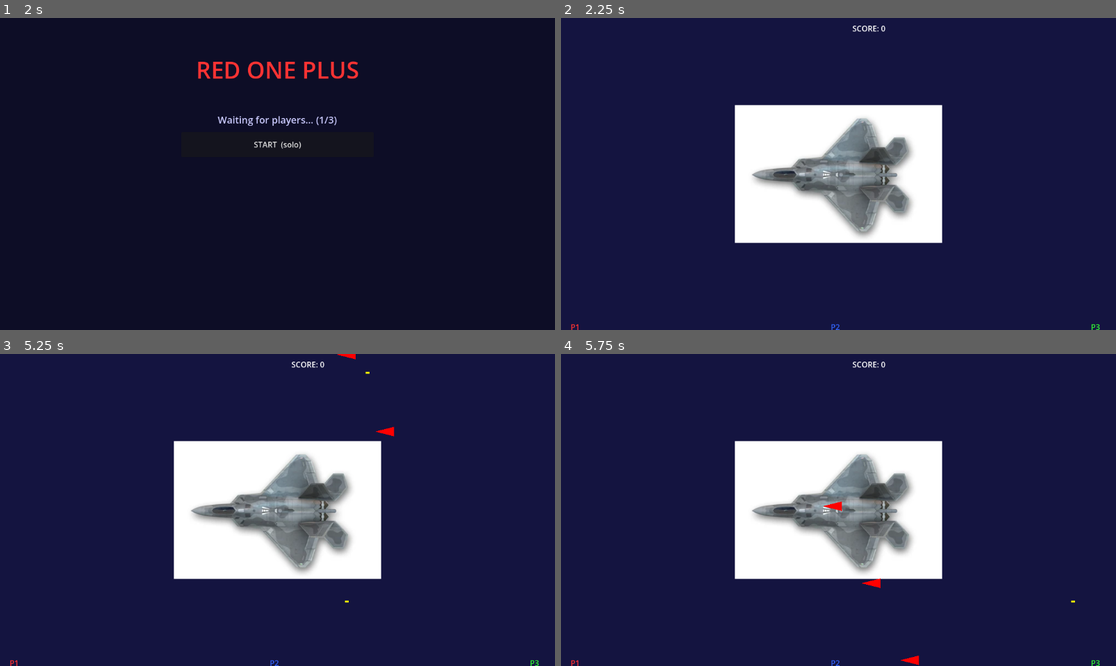
Above: before the commit, frames 1-4 (two rows, left to right).
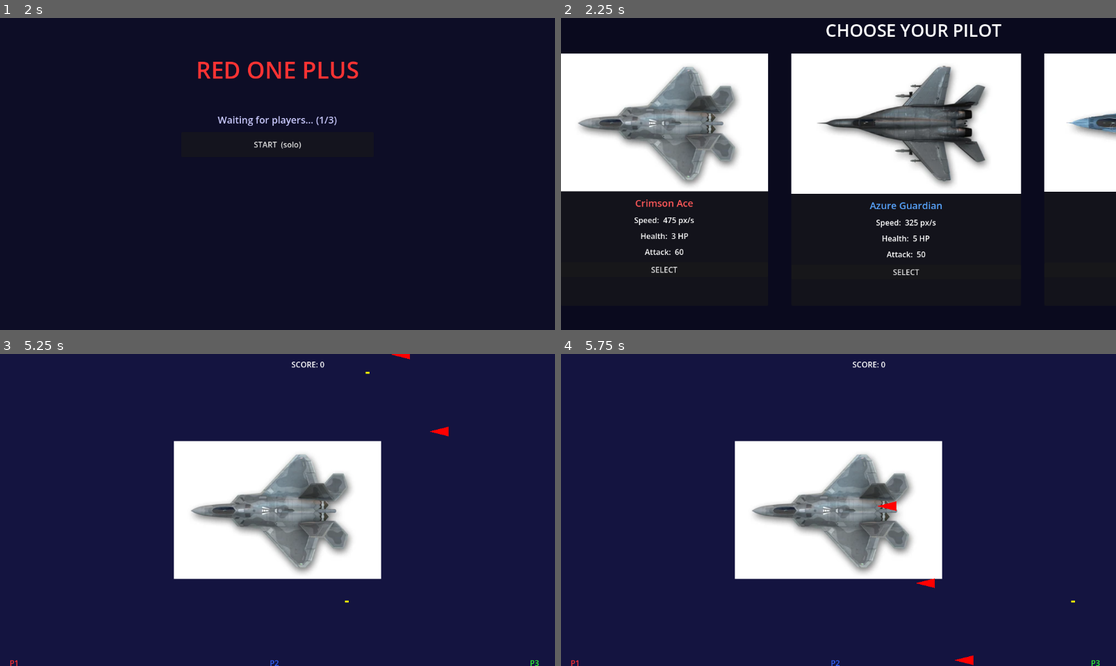
Above: after the commit, the same moments.

Repository: melissaskwarski-stack/Red-one-plus
Game: Godot game, scene res://scenes/MainMenu.tscn
Same seed, same stepped clock (60 frames per second), same inputs: the game is played once before the commit and once after it.
Inputs (mouse positions are in pixels of both pictures, inside the frame that each line leads up to):
- Up to frame 1 (2 s): tap Enter at 0.5 s; hold Right (ui_right) 0.53-1.25 s; hold Shift 0.53-1.25 s; tap Space at 0.77 s; click "HOST GAME" at 1.25 s
- Up to frame 2 (2.25 s): click "START (solo)" at 2 s
- Up to frame 3 (5.25 s): click (105, 606) at 2.75 s, where only the run after the commit has a clickable "SELECT"; tap Space at 3.5, 3.77, 5 s; hold Down (ui_down) 3.53-4.28 s; tap Shift at 3.6, 5.1 s; tap Enter at 4.25 s; hold Right (ui_right) 4.28-5.03 s; hold Shift 4.28-5.03 s; hold Up (ui_up) from 5.03 s (still down)
- Up to frame 4 (5.75 s): keep holding Up (ui_up); tap Space at 5.27 s

Frame 1 is identical in both runs. In frame 2, 96% of the frame differs, in the area x 0-100%, y 0-100%; in frame 3, 0.2%; in frame 4, 0.4%.
Error after the commit: Cannot call method 'has_multiplayer_peer' on a null value. (res://scripts/character_select.gd:137)

Commit message:
feat: add character selection screen before Level1
- scenes/CharacterSelect.tscn + scripts/character_select.gd: new screen
  showing 3 pilot cards (sprite, name, speed/health/attack). UI built
  entirely in code. On pick → NetworkManager syncs choice → Level1 loads.
- network_manager.gd: add character_choices dict + submit_character_choice()
  with RPC support for host, clients, and solo play.
- signal_bus.gd: add character_choices_updated signal.
- main_menu.gd: _start_game() now routes to CharacterSelect instead of Level1.
- player.gd: add character_id (separate from player_id); _ready() uses it
  for sprite and stats instead of the network slot.
- level1.gd: _spawn_player() looks up character_id from NetworkManager
  character_choices via _get_character_for_slot() helper.

Co-Authored-By: Claude Sonnet 4.6 <noreply@anthropic.com>

Diff:
--- a/autoloads/signal_bus.gd
+++ b/autoloads/signal_bus.gd
@@ -23,6 +23,9 @@
 signal game_over()
 signal game_won()
 
+# Character selection
+signal character_choices_updated()
+
 # Networking
 signal player_health_updated(player_id: int, health_remaining: int)
 signal enemy_destroyed(position: Vector2)
--- /dev/null
+++ b/scenes/CharacterSelect.tscn
@@ -0,0 +1,8 @@
+[gd_scene load_steps=2 format=3 uid="uid://character_select"]
+
+[ext_resource type="Script" path="res://scripts/character_select.gd" id="1_cs"]
+
+[node name="CharacterSelect" type="Control"]
+anchor_right = 1.0
+anchor_bottom = 1.0
+script = ExtResource("1_cs")
--- /dev/null
+++ b/scripts/character_select.gd
@@ -0,0 +1,152 @@
+# scripts/character_select.gd
+# Character selection screen — each player picks a pilot before Level1 loads.
+# UI is built entirely in code (no extra .tscn nodes needed).
+extends Control
+
+const PLANE_TEXTURES := {
+	1: preload("res://assets/planes/red_plane.png"),
+	2: preload("res://assets/planes/blue_plane.png"),
+	3: preload("res://assets/planes/gold_plane.png"),
+}
+
+const CHARACTER_STATS := {
+	1: {char_name = "Crimson Ace",    speed_px = 475, max_health = 3, attack = 60, color = Color(1.0, 0.35, 0.35)},
+	2: {char_name = "Azure Guardian", speed_px = 325, max_health = 5, attack = 50, color = Color(0.35, 0.65, 1.0)},
+	3: {char_name = "Gilded Striker", speed_px = 250, max_health = 4, attack = 95, color = Color(1.0, 0.82, 0.25)},
+}
+
+var _status_label: Label
+var _selected: bool = false
+
+
+# ── Lifecycle ─────────────────────────────────────────────────────────────────
+
+func _ready() -> void:
+	_build_ui()
+	SignalBus.character_choices_updated.connect(_on_choices_updated)
+
+
+# ── UI construction ───────────────────────────────────────────────────────────
+
+func _build_ui() -> void:
+	# Dark background
+	var bg := ColorRect.new()
+	bg.color = Color(0.04, 0.04, 0.12)
+	bg.set_anchors_and_offsets_preset(Control.PRESET_FULL_RECT)
+	add_child(bg)
+
+	# Root vbox — fills the screen
+	var root := VBoxContainer.new()
+	root.set_anchors_and_offsets_preset(Control.PRESET_FULL_RECT)
+	root.add_theme_constant_override("separation", 24)
+	add_child(root)
+
+	# Title
+	var title := Label.new()
+	title.text = "CHOOSE YOUR PILOT"
+	title.horizontal_alignment = HORIZONTAL_ALIGNMENT_CENTER
+	title.add_theme_font_size_override("font_size", 36)
+	title.add_theme_color_override("font_color", Color.WHITE)
+	root.add_child(title)
+
+	# Cards row
+	var cards_row := HBoxContainer.new()
+	cards_row.size_flags_horizontal = Control.SIZE_EXPAND_FILL
+	cards_row.size_flags_vertical   = Control.SIZE_EXPAND_FILL
+	cards_row.alignment             = BoxContainer.ALIGNMENT_CENTER
+	cards_row.add_theme_constant_override("separation", 48)
+	root.add_child(cards_row)
+
+	for char_id in [1, 2, 3]:
+		cards_row.add_child(_build_card(char_id))
+
+	# Status / waiting label
+	_status_label = Label.new()
+	_status_label.text = ""
+	_status_label.horizontal_alignment = HORIZONTAL_ALIGNMENT_CENTER
+	_status_label.add_theme_font_size_override("font_size", 18)
+	_status_label.add_theme_color_override("font_color", Color(0.8, 0.8, 0.8))
+	root.add_child(_status_label)
+
+
+func _build_card(char_id: int) -> Control:
+	var stats: Dictionary = CHARACTER_STATS[char_id]
+
+	var card := PanelContainer.new()
+	card.custom_minimum_size = Vector2(210, 320)
+
+	var vbox := VBoxContainer.new()
+	vbox.add_theme_constant_override("separation", 10)
+	card.add_child(vbox)
+
+	# Plane sprite
+	var tex := TextureRect.new()
+	tex.texture                 = PLANE_TEXTURES[char_id]
+	tex.stretch_mode            = TextureRect.STRETCH_KEEP_ASPECT_CENTERED
+	tex.custom_minimum_size     = Vector2(190, 130)
+	tex.size_flags_horizontal   = Control.SIZE_EXPAND_FILL
+	vbox.add_child(tex)
+
+	# Character name
+	var name_lbl := Label.new()
+	name_lbl.text                      = stats.char_name
+	name_lbl.horizontal_alignment      = HORIZONTAL_ALIGNMENT_CENTER
+	name_lbl.add_theme_font_size_override("font_size", 20)
+	name_lbl.add_theme_color_override("font_color", stats.color)
+	vbox.add_child(name_lbl)
+
+	# Stats
+	for pair in [
+		["Speed",  "%d px/s" % stats.speed_px],
+		["Health", "%d HP"   % stats.max_health],
+		["Attack", str(stats.attack)],
+	]:
+		var lbl := Label.new()
+		lbl.text                 = "%s:  %s" % [pair[0], pair[1]]
+		lbl.horizontal_alignment = HORIZONTAL_ALIGNMENT_CENTER
+		vbox.add_child(lbl)
+
+	# Select button
+	var btn := Button.new()
+	btn.text = "SELECT"
+	btn.size_flags_horizontal = Control.SIZE_EXPAND_FILL
+	btn.pressed.connect(_on_select.bind(char_id))
+	vbox.add_child(btn)
+
+	return card
+
+
+# ── Selection logic ───────────────────────────────────────────────────────────
+
+func _on_select(char_id: int) -> void:
+	if _selected:
+		return  # prevent double-click
+	_selected = true
+
+	NetworkManager.submit_character_choice(char_id)
+
+	if not multiplayer.has_multiplayer_peer() or multiplayer.is_server():
+		# Solo or host: check immediately whether everyone has chosen
+		_check_all_ready()
+	else:
+		_status_label.text = "Waiting for other players to choose…"
+
+
+func _on_choices_updated() -> void:
+	# Only the host decides when to launch
+	if multiplayer.has_multiplayer_peer() and not multiplayer.is_server():
+		return
+	_check_all_ready()
+
+
+func _check_all_ready() -> void:
+	var total: int = maxi(NetworkManager.player_ids.size(), 1)
+	if NetworkManager.character_choices.size() >= total:
+		_launch_level.rpc()
+
+
+# ── Scene transition ──────────────────────────────────────────────────────────
+
+@rpc("authority", "call_local", "reliable")
+func _launch_level() -> void:
+	get_tree().change_scene_to_file("res://scenes/Level1.tscn")
--- a/scripts/level1.gd
+++ b/scripts/level1.gd
@@ -88,11 +88,22 @@
 
 func _spawn_player(pid: int) -> void:
 	var player: Node = PLAYER_SCENE.instantiate()
-	player.player_id = pid
+	player.player_id   = pid
+	# Look up the character this player chose; fall back to their slot number
+	player.character_id = _get_character_for_slot(pid)
 	player.global_position = PLAYER_SPAWNS[pid - 1]
 	player.name = "Player%d" % pid
 	add_child(player)
 	_players.append(player)
+
+
+func _get_character_for_slot(pid: int) -> int:
+	# Reverse-lookup peer_id from slot, then get their chosen character
+	for peer in NetworkManager.player_ids:
+		if NetworkManager.player_ids[peer] == pid:
+			return NetworkManager.character_choices.get(peer, pid)
+	# Solo play: choices use key=1 (no real peer_id), fall back to pid
+	return NetworkManager.character_choices.get(1, pid)
 
 
 func _on_player_died(player_id: int) -> void:
--- a/scripts/main_menu.gd
+++ b/scripts/main_menu.gd
@@ -99,4 +99,5 @@
 
 @rpc("authority", "call_local", "reliable")
 func _start_game() -> void:
-	get_tree().change_scene_to_file("res://scenes/Level1.tscn")
+	# Go to character selection before loading Level1
+	get_tree().change_scene_to_file("res://scenes/CharacterSelect.tscn")
--- a/scripts/network_manager.gd
+++ b/scripts/network_manager.gd
@@ -10,6 +10,9 @@
 
 # Local player's assigned slot (1-3)
 var local_player_id: int = 0
+
+# Maps peer_id -> character_id (1=Crimson Ace, 2=Azure Guardian, 3=Gilded Striker)
+var character_choices: Dictionary = {}
 
 
 func _ready() -> void:
@@ -115,6 +118,44 @@
 	return -1
 
 
+# ── Character selection ───────────────────────────────────────────────────────
+
+## Called by CharacterSelect when the local player picks a character.
+## Works for solo (no peer), host, and clients.
+func submit_character_choice(character_id: int) -> void:
+	if not multiplayer.has_multiplayer_peer() or multiplayer.is_server():
+		# Solo or host: store directly and broadcast
+		var peer := multiplayer.get_unique_id() if multiplayer.has_multiplayer_peer() else 1
+		character_choices[peer] = character_id
+		if multiplayer.has_multiplayer_peer():
+			_broadcast_choices.rpc(character_choices)
+		SignalBus.character_choices_updated.emit()
+	else:
+		# Client: tell server, server will broadcast back
+		_client_submit_choice.rpc_id(1, character_id)
+
+
+@rpc("any_peer", "reliable")
+func _client_submit_choice(character_id: int) -> void:
+	if not multiplayer.is_server():
+		return
+	var sender := multiplayer.get_remote_sender_id()
+	character_choices[sender] = character_id
+	_broadcast_choices.rpc(character_choices)
+
+
+@rpc("authority", "call_local", "reliable")
+func _broadcast_choices(choices: Dictionary) -> void:
+	character_choices = choices
+	SignalBus.character_choices_updated.emit()
+
+
+## Returns the character_id the local player chose, falling back to their slot.
+func get_my_character_id() -> int:
+	var peer := multiplayer.get_unique_id() if multiplayer.has_multiplayer_peer() else 1
+	return character_choices.get(peer, local_player_id if local_player_id > 0 else 1)
+
+
 func get_player_color(player_id: int) -> Color:
 	match player_id:
 		1: return Color.RED
--- a/scripts/player.gd
+++ b/scripts/player.gd
@@ -21,8 +21,11 @@
 	3: {name = "Gilded Striker",  speed_px = 250, max_health = 4, attack = 95},
 }
 
-# Set by Level1 after spawning — drives color and authority
+# Set by Level1 after spawning — drives network authority
 var player_id: int = 1
+
+# Set by Level1 from NetworkManager.character_choices — drives sprite + stats
+var character_id: int = 1
 
 var health: int        = 3      # overwritten in _ready() from CHARACTER_STATS
 var is_dead: bool      = false
@@ -39,13 +42,13 @@
 	# Only the owning peer drives this node's input
 	set_multiplayer_authority(player_id)
 
-	# Apply character stats for this player_id
-	var stats: Dictionary = CHARACTER_STATS[player_id]
+	# Apply character stats from the chosen character (not the network slot)
+	var stats: Dictionary = CHARACTER_STATS[character_id]
 	_base_speed = float(stats.speed_px)
 	health       = stats.max_health
 
-	# Apply the character's plane sprite (replaces placeholder Polygon2D)
-	$Sprite2D.texture = PLANE_TEXTURES[player_id]
+	# Apply the chosen character's plane sprite
+	$Sprite2D.texture = PLANE_TEXTURES[character_id]
 
 	# Register in group so enemies can locate the nearest target
 	add_to_group("players")
